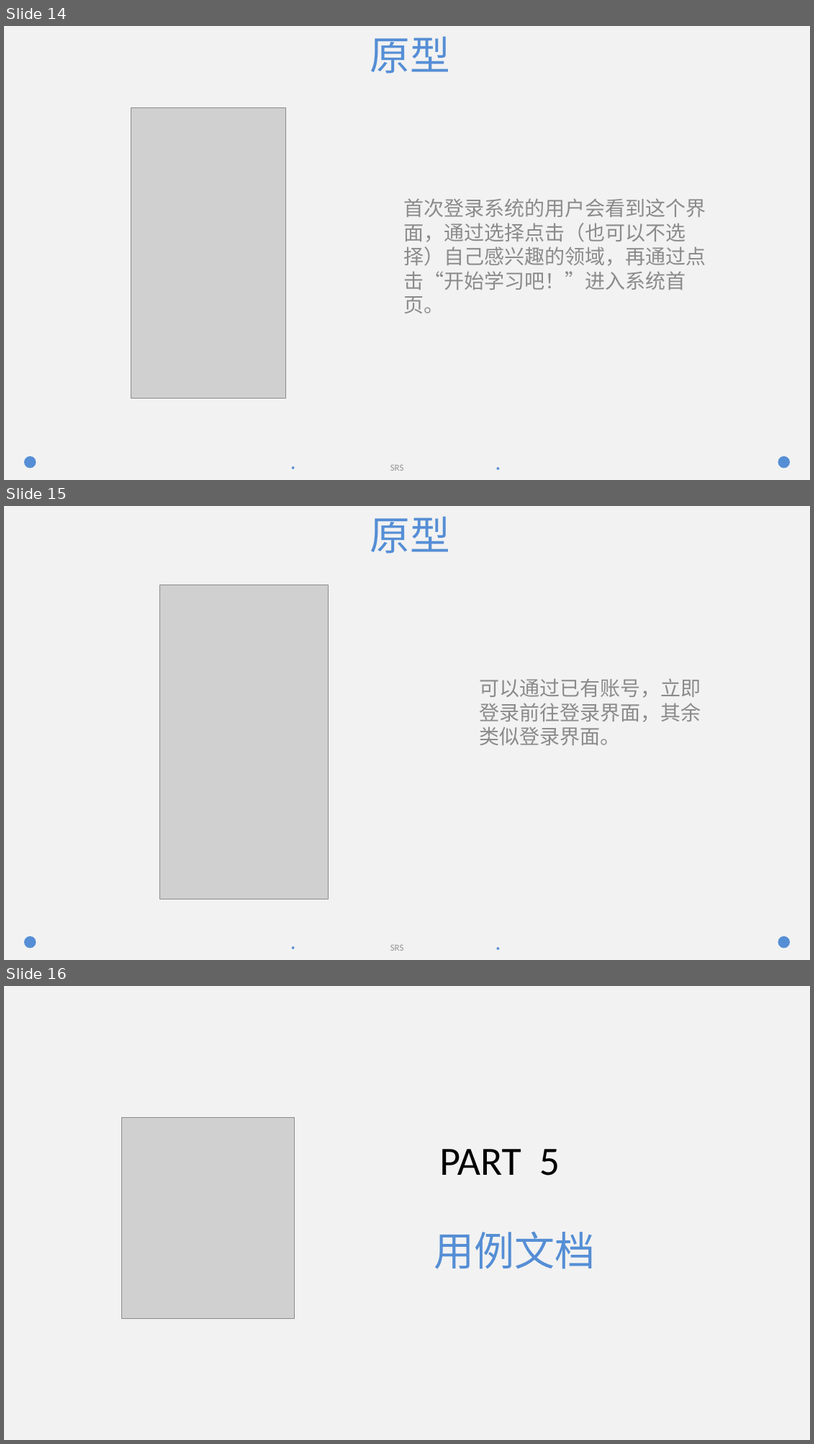
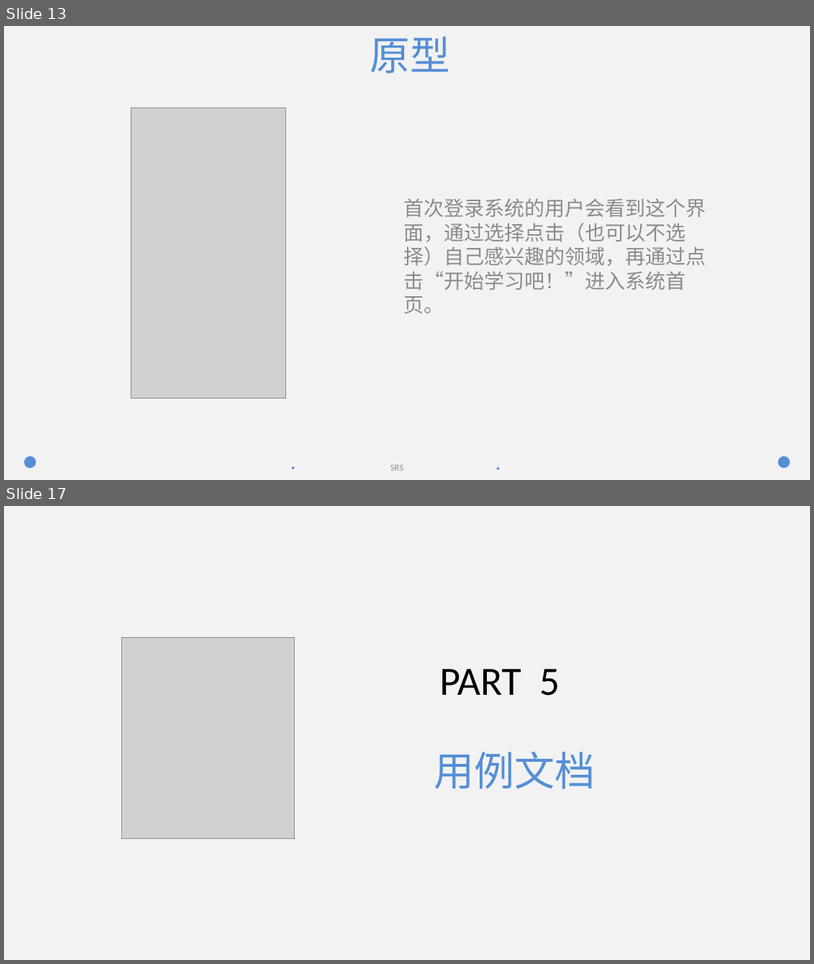
Before and after one commit to lenovo-wu/G016ZUCC-SRA2022, a slide deck: SRS评审.pptx. Shown one above the other, each under a label of ours: slides 14, 15 and 16 before the commit, slides 13 and 17 after it; the slides between them are not shown. The pictures are 814x1444 and 814x964 pixels, drawn with LibreOffice and Linux fonts; fonts in the diff are those of the drawing; grey boxes stand for pictures. Boxes give left, top, right and bottom in pixels: in the first picture for what was removed or moved away, otherwise in the second. Text is boxed around its words. In the diff, an @@ line names an element or a change of style, - is before the commit and + after.

```diff
--- a/SRS评审.pptx
+++ b/SRS评审.pptx
@@ slide 15 removed at (x1=4, y1=506, x2=810, y2=960), background #F2F2F2; not listed: 5 template elements that a slide beside it also shows @@
@@ title removed at (x1=370, y1=516, x2=450, y2=554) @@
-原型
@@ picture removed at (x1=160, y1=585, x2=328, y2=898) @@
@@ subtitle removed at (x1=480, y1=678, x2=702, y2=745) @@
-可以通过已有账号，立即登录前往登录界面，其余类似登录界面。
@@ what was slide 14 is now slide 13 @@
@@ what was slide 16 is now slide 17 @@
```
Also in this commit, not shown: 1 slide changed, 7 slides added, 1 other slide removed.
